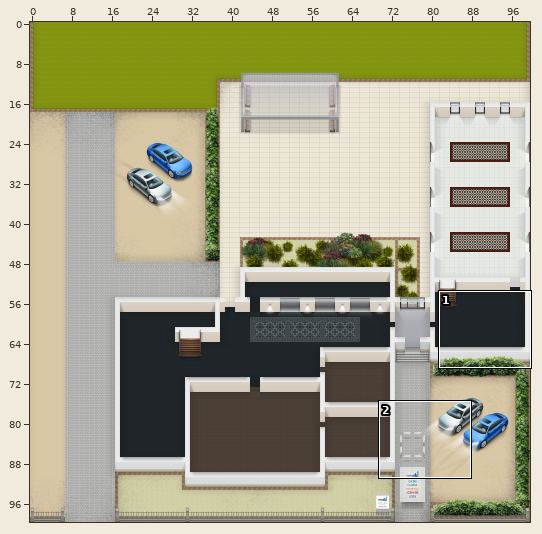
A Tiled map (JSON) gets an edit: map.tmj. The first picture is a wide view before the edit; the outline marks the close-up.
Close-up. Old version:
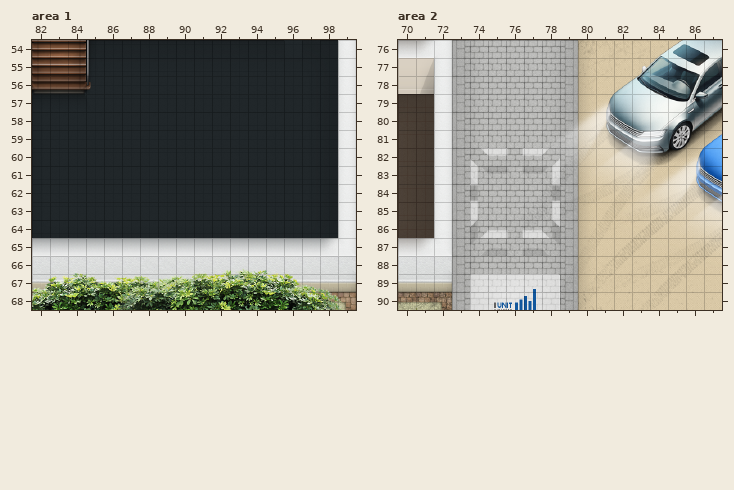
Cells are 32x32 px. Shown: area 1 x 82..99, y 54..68; area 2 x 70..87, y 76..90. The commit also changed other parts of the map, which this record leaves out.
After:
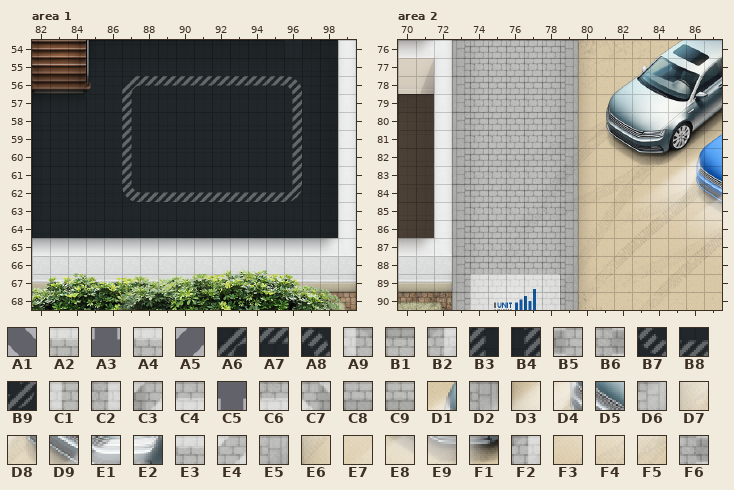
Key: from "i-unitgroup-Map-Animationen": A1 0, A2 1, A3 2, A4 3, A5 4, A6 5, A7 6, A8 7, A9 40, B1 41, B2 44, B3 45, B4 47, B5 80, B6 84, B7 85, B8 86, B9 87, C1 120, C2 124, C3 160, C4 161, C5 162, C6 163, C7 164, C8 201, C9 203; from "i-unitgroup-Map-Struktur": D1 827, D2 865, D3 866, D4 867, D5 868, D6 905, D7 906, D8 907, D9 908, E1 909, E2 910, E3 943, E4 944, E5 945, E6 946, E7 947, E8 948, E9 949, F1 950, F2 984, F3 987, F4 988, F5 989, F6 1024.
__ is an empty cell.
Tiles of an added or newly shown layer are drawn over the layers below it.
See-through tiles are keyed as they look on the map.
Changes in this commit:
Layer "animationen/animationen1" (added), area 1:
Tile A6 now appears in row 56 at x 87.
Tile A7 now appears in row 56 at x 88 to 95.
Tile A8 now appears in row 56 at x 96.
Tile B3 now appears in rows 57 to 61 at x 87.
Tile B4 now appears in rows 57 to 61 at x 96.
Tile B7 now appears in row 62 at x 87.
Tile B8 now appears in row 62 at x 88 to 95.
Tile B9 now appears in row 62 at x 96.
Layer "autos/licht2" (removed), area 2:
Tile D1 is gone in row 79 at x 81.
Tile D2 is gone in row 80 at x 79.
Tile D3 is gone in row 80 at x 80.
Tile D4 is gone in row 80 at x 81.
Tile D5 is gone in row 80 at x 82.
Tile D6 is gone in row 81 at x 79.
Tile D7 is gone in row 81 at x 80.
Tile D8 is gone in row 81 at x 81.
Tile D9 is gone in row 81 at x 82.
Tile E1 is gone in row 81 at x 83.
Tile E2 is gone in row 81 at x 84.
Tile E3 is gone in row 82 at x 77.
Tile E4 is gone in row 82 at x 78.
Tile E5 is gone in row 82 at x 79.
Tile E6 is gone in row 82 at x 80.
Tile E7 is gone in row 82 at x 81.
Tile E8 is gone in row 82 at x 82.
Tile E9 is gone in row 82 at x 83.
Tile F1 is gone in row 82 at x 84.
Tile F2 is gone in row 83 at x 78.
Tile F3 is gone in row 83 at x 81.
Tile F4 is gone in row 83 at x 82.
Tile F5 is gone in row 83 at x 83.
Tile F6 is gone in row 84 at x 78.
Layer "above/animationen1" (removed), area 2:
Tile A1 is gone in row 82 at x 74.
Tile A2 is gone in row 82 at x 75.
Tile A3 is gone in row 82 at x 76.
Tile A4 is gone in row 82 at x 77.
Tile A5 is gone in row 82 at x 78.
Tile A9 is gone in row 83 at x 74.
Tile B1 is gone in row 83 at x 75.
Tile B2 is gone in row 83 at x 78.
Tile B5 is gone in row 84 at x 74.
Tile B6 is gone in row 84 at x 78.
Tile C1 is gone in row 85 at x 74.
Tile C2 is gone in row 85 at x 78.
Tile C3 is gone in row 86 at x 74.
Tile C4 is gone in row 86 at x 75.
Tile C5 is gone in row 86 at x 76.
Tile C6 is gone in row 86 at x 77.
Tile C7 is gone in row 86 at x 78.
Tile C8 is gone in row 87 at x 75.
Tile C9 is gone in row 87 at x 77.
Pixel boxes of the changes (left, top, right, bottom) in both close-ups:
added: (122, 76, 302, 202)
removed: (470, 99, 668, 256)
